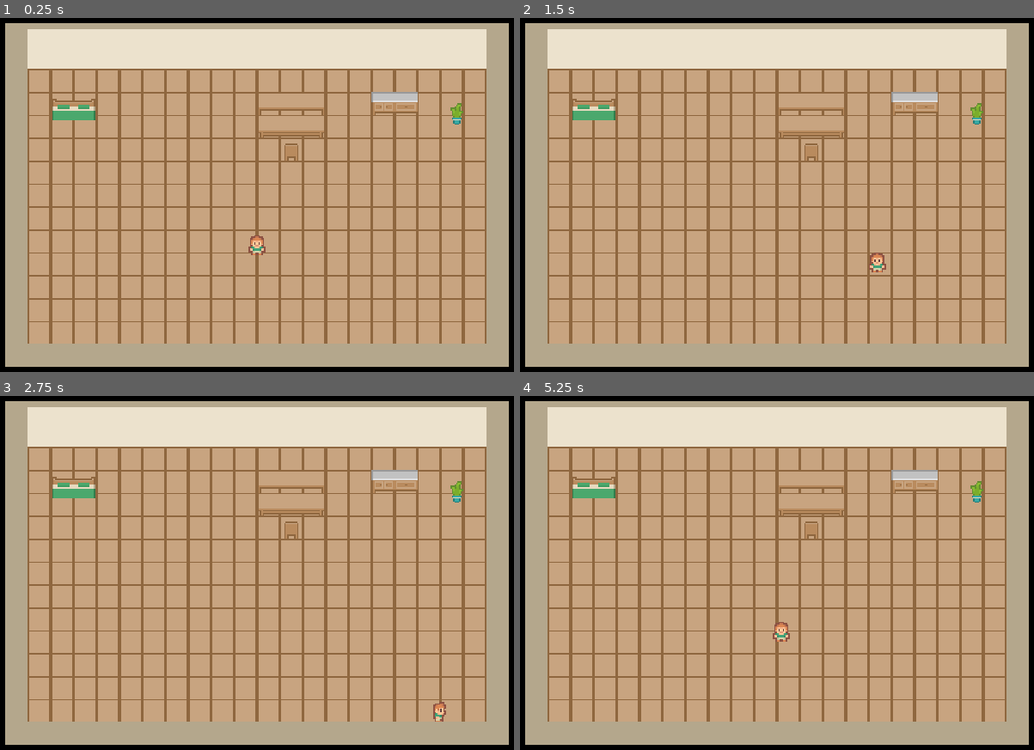
Above: before the commit, frames 1-4 (two rows, left to right).
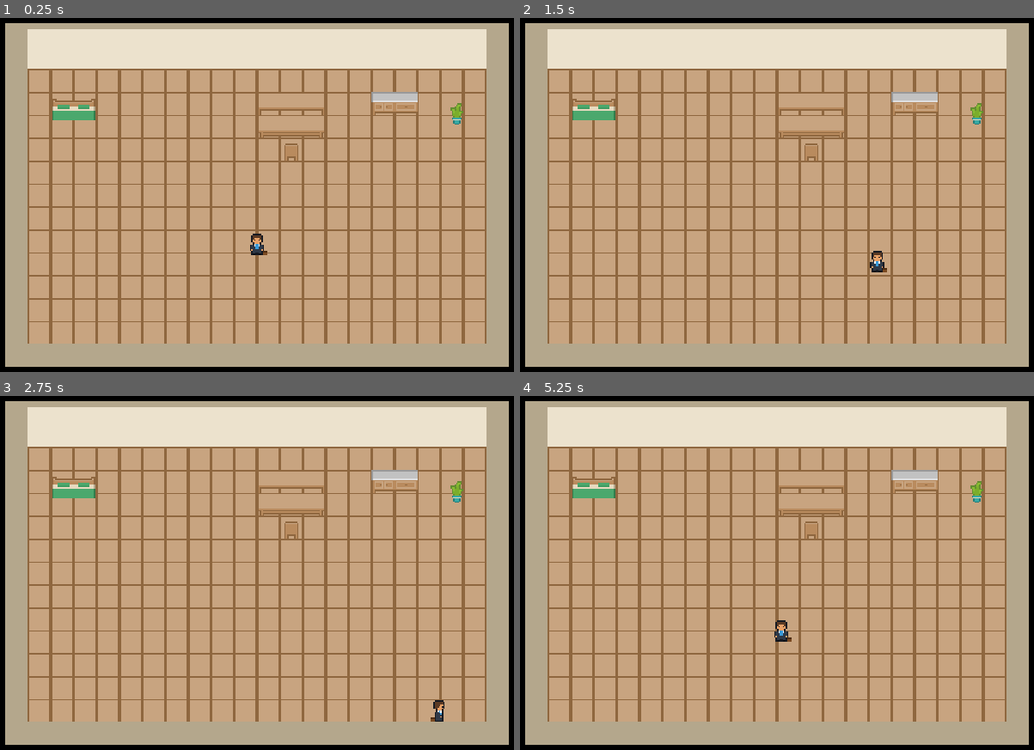
Above: after the commit, the same moments.

Repository: ddziekon/korpo-symulator
Game: Godot game, scene res://scenes/rooms/player_room.tscn
The game is run twice, just before and just after one commit, with the same random seed, the same clock (stepped at 60 frames per second) and the same inputs.
Inputs:
- Up to frame 1 (0.25 s): no input
- Up to frame 2 (1.5 s): tap Enter at 0.5 s; hold D (move_right) 0.53-1.28 s; hold S (move_down) from 1.28 s (still down)
- Up to frame 3 (2.75 s): release S (move_down) at 2.03 s; hold D (move_right) from 2.03 s (still down)
- Up to frame 4 (5.25 s): release D (move_right) at 2.78 s; hold W (move_up) 2.78-3.53 s; hold A (move_left) 3.53-5.03 s; hold S (move_down) from 5.03 s (still down)

The runs differ from the first frame. In frame 1, 0.2% of the frame differs, in the area x 48-53%, y 60-67%; in frame 2, 0.2%; in frame 3, 0.1%; in frame 4, 0.2%.

Commit message:
Wlasna postac pracownika w garniturze (16x16, 4 kierunki x 3 klatki)

Diff:
--- /dev/null
+++ b/scenes/main.tscn
@@ -0,0 +1,52 @@
+[gd_scene format=3 uid="uid://cr8u7bfny6415"]
+
+[ext_resource type="PackedScene" path="res://scenes/player/player.tscn" id="1_player"]
+
+[sub_resource type="RectangleShape2D" id="RectangleShape2D_horizontal"]
+size = Vector2(960, 16)
+
+[sub_resource type="RectangleShape2D" id="RectangleShape2D_vertical"]
+size = Vector2(16, 540)
+
+[sub_resource type="RectangleShape2D" id="RectangleShape2D_obstacle"]
+size = Vector2(64, 32)
+
+[node name="Main" type="Node2D" unique_id=106859546]
+
+[node name="Floor" type="ColorRect" parent="." unique_id=759722939]
+offset_right = 960.0
+offset_bottom = 540.0
+color = Color(0.22, 0.24, 0.3, 1)
+
+[node name="ObstacleVisual" type="ColorRect" parent="." unique_id=689526471]
+offset_left = 300.0
+offset_top = 200.0
+offset_right = 364.0
+offset_bottom = 232.0
+color = Color(0.45, 0.3, 0.18, 1)
+
+[node name="Walls" type="StaticBody2D" parent="." unique_id=1115980519]
+collision_mask = 0
+
+[node name="WallTop" type="CollisionShape2D" parent="Walls" unique_id=973423805]
+position = Vector2(480, -8)
+shape = SubResource("RectangleShape2D_horizontal")
+
+[node name="WallBottom" type="CollisionShape2D" parent="Walls" unique_id=126200398]
+position = Vector2(480, 548)
+shape = SubResource("RectangleShape2D_horizontal")
+
+[node name="WallLeft" type="CollisionShape2D" parent="Walls" unique_id=724247662]
+position = Vector2(-8, 270)
+shape = SubResource("RectangleShape2D_vertical")
+
+[node name="WallRight" type="CollisionShape2D" parent="Walls" unique_id=1528086085]
+position = Vector2(968, 270)
+shape = SubResource("RectangleShape2D_vertical")
+
+[node name="ObstacleShape" type="CollisionShape2D" parent="Walls" unique_id=1998442992]
+position = Vector2(332, 216)
+shape = SubResource("RectangleShape2D_obstacle")
+
+[node name="Player" parent="." unique_id=911714540 instance=ExtResource("1_player")]
+position = Vector2(480, 270)
--- a/scenes/player/player.tscn
+++ b/scenes/player/player.tscn
@@ -3,7 +3,7 @@
 [ext_resource type="Script" path="res://scripts/player/player.gd" id="1_player"]
 [ext_resource type="Script" path="res://scripts/components/movement_component.gd" id="2_move"]
 [ext_resource type="Script" path="res://scripts/camera/follow_camera.gd" id="3_cam"]
-[ext_resource type="Texture2D" path="res://assets/kenney/urban/urban_tilemap.png" id="4_chars"]
+[ext_resource type="Texture2D" path="res://assets/characters/office_worker.png" id="4_chars"]
 
 [sub_resource type="RectangleShape2D" id="RectangleShape2D_feet"]
 size = Vector2(10, 6)
@@ -21,7 +21,7 @@
 position = Vector2(0, -8)
 texture = ExtResource("4_chars")
 region_enabled = true
-region_rect = Rect2(408, 0, 16, 16)
+region_rect = Rect2(17, 0, 16, 16)
 
 [node name="CollisionShape2D" type="CollisionShape2D" parent="."]
 position = Vector2(0, -3)
--- a/scripts/player/player.gd
+++ b/scripts/player/player.gd
@@ -6,15 +6,15 @@
 const CELL_SIZE: int = 16
 const CELL_STEP: int = 17
 ## Kolumny arkusza dla kierunków: lewo, dół (przodem), góra (tyłem), prawo.
-const COLUMN_LEFT: int = 23
-const COLUMN_DOWN: int = 24
-const COLUMN_UP: int = 25
-const COLUMN_RIGHT: int = 26
+const COLUMN_LEFT: int = 0
+const COLUMN_DOWN: int = 1
+const COLUMN_UP: int = 2
+const COLUMN_RIGHT: int = 3
 
 @export var movement: MovementComponent
 @export var sprite: Sprite2D
 @export var interaction_point: Marker2D
-## Wiersz postaci w arkuszu (0 = chłopak w zielonej koszulce, stojący).
+## Wiersz arkusza (0 = stoi, 1 i 2 = klatki kroku, na razie nieużywane).
 @export var sprite_row: int = 0
 ## Odległość punktu interakcji od środka ciała postaci (w pikselach).
 @export_range(0.0, 64.0, 1.0) var interaction_distance: float = 12.0
Binary file added: assets/characters/office_worker.png
Not shown, added: assets/characters/office_worker.png.import
Not shown, changed: assets/ASSETS.md
